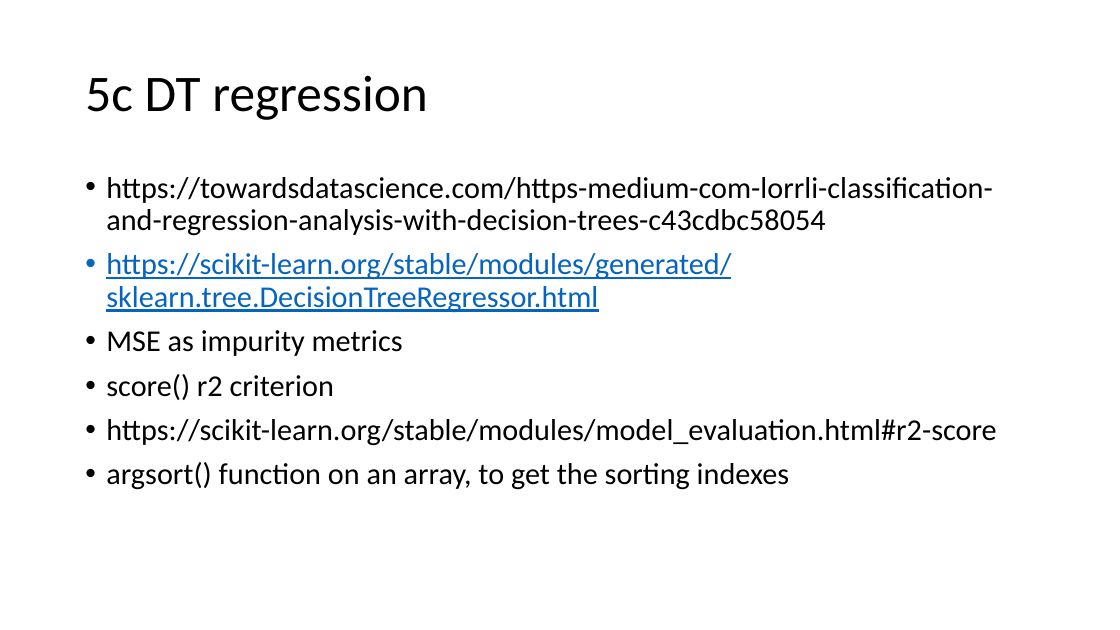
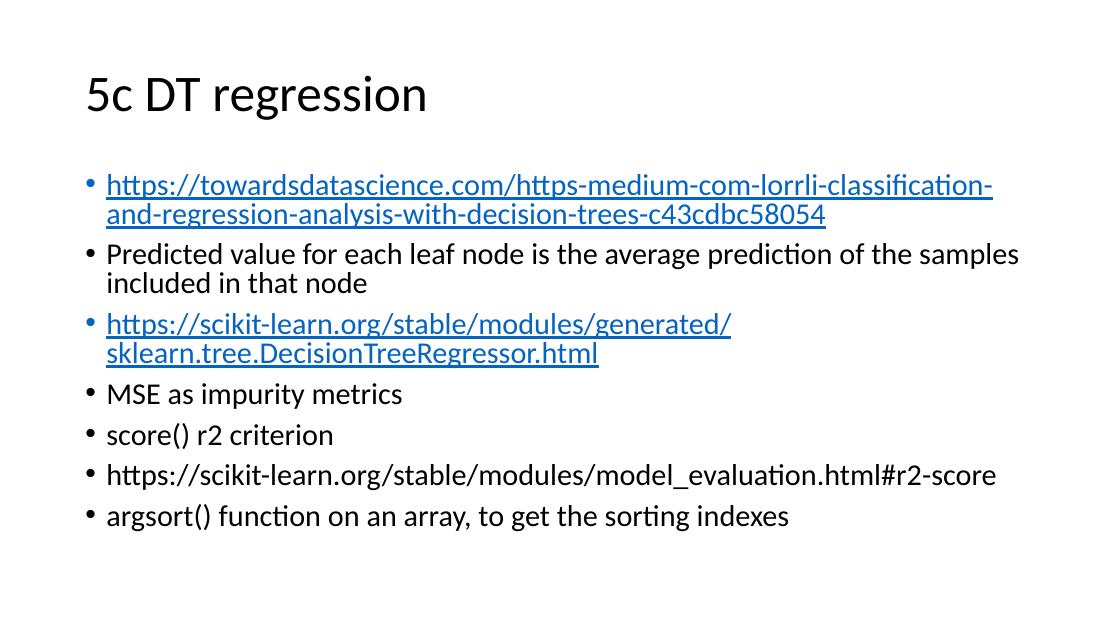
Before and after one commit to FranzGH/IoT_ML, a slide deck: slide 19 of Sklearn-UG.pptx. Drawn at 1120x630 pixels with LibreOffice and Linux fonts; fonts in the diff are those of the drawing. Boxes give left, top, right and bottom in pixels: in the first picture for what was removed or moved away, otherwise in the second. Text is boxed around its words. In the diff, an @@ line names an element or a change of style, - is before the commit and + after.

```diff
--- a/Sklearn-UG.pptx
+++ b/Sklearn-UG.pptx
@@ text at box(106, 174, 996, 532): text colour #000000 to #0563C1, underline on in "https://towardsdatascience.com/https-medium-com-lorrli-class ..."; line spacing 0.9 to 0.8 @@
@@ text at box(106, 243, 1019, 294): paragraph added @@
+• Predicted value for each leaf node is the average prediction of the samples included in that node
```
Also in this commit, not shown: 7 other slides changed, 1 slide added, 6 other files.
